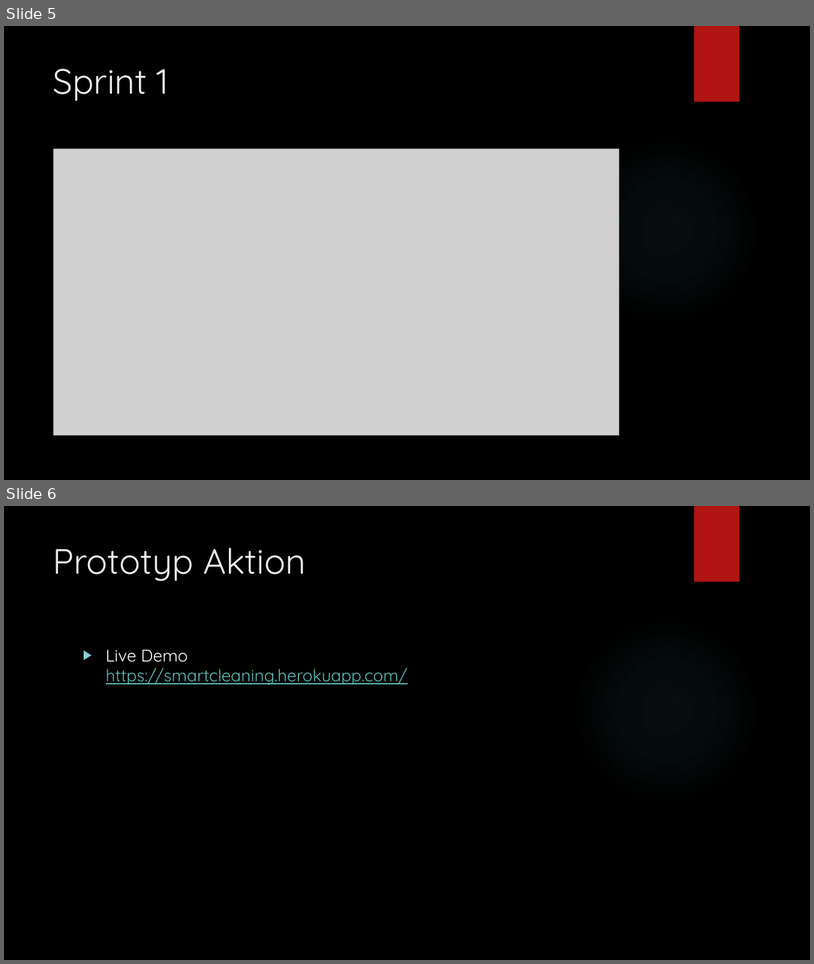
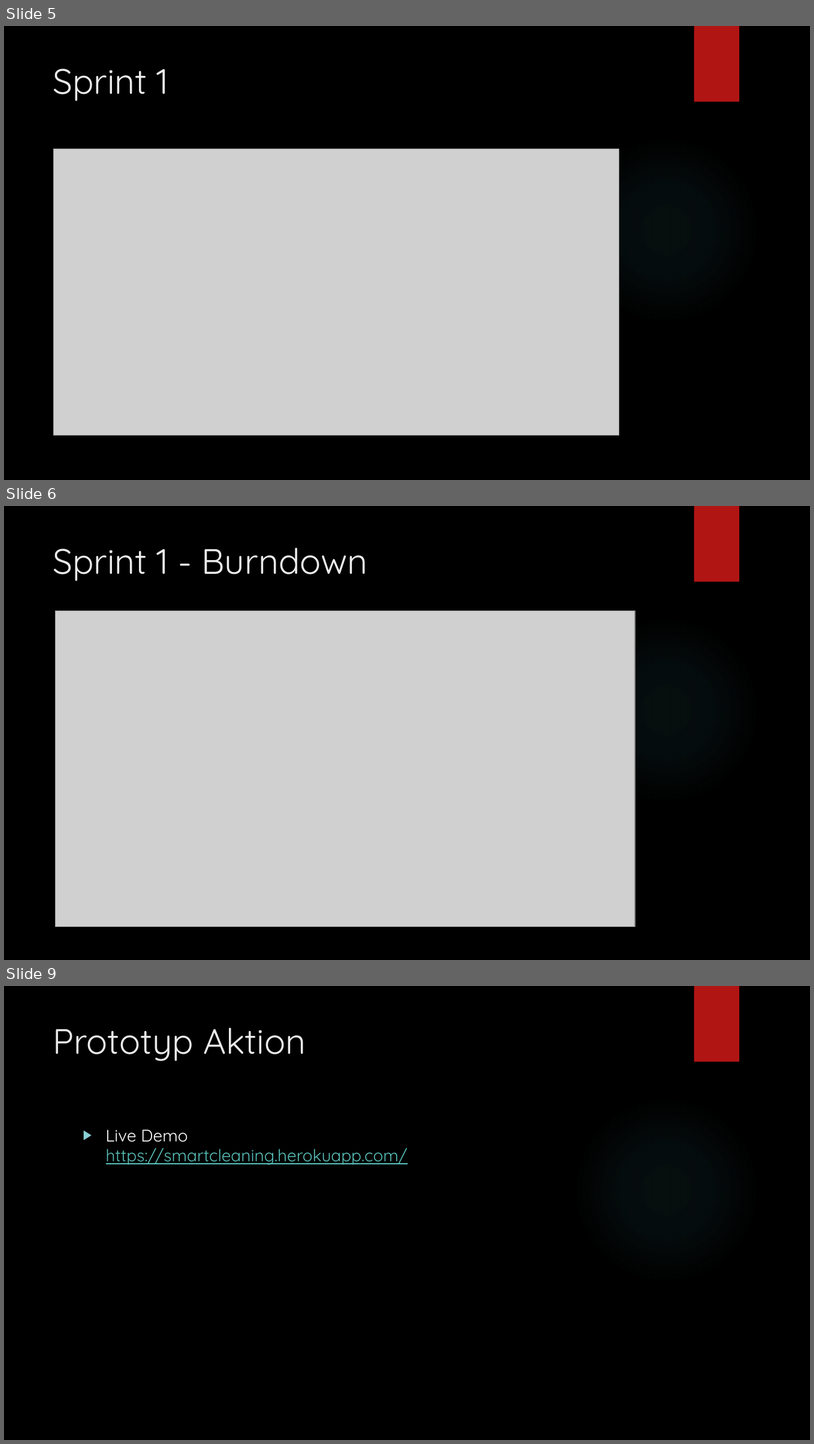
Before and after one commit to Chicharitogoal/Agile-Bitches-in-da-house, a slide deck: Smartcleaning.pptx. Shown one above the other, each under a label of ours: slides 5 and 6 before the commit, slides 5, 6 and 9 after it; the slides between them are not shown. The pictures are 814x964 and 814x1444 pixels, drawn with LibreOffice and Linux fonts; fonts in the diff are those of the drawing; grey boxes stand for pictures; background and template pictures are left out. Boxes give left, top, right and bottom in pixels: in the first picture for what was removed or moved away, otherwise in the second. Text is boxed around its words. In the diff, an @@ line names an element or a change of style, - is before the commit and + after.

```diff
--- a/Smartcleaning.pptx
+++ b/Smartcleaning.pptx
@@ slide 6 added at box(4, 506, 810, 960), background picture (left out); not listed: 2 template elements that a slide beside it also shows @@
@@ title added at box(53, 547, 368, 581), 42 pt, text #EBEBEB @@
+Sprint 1 - Burndown
@@ picture added at box(56, 611, 636, 927) @@
@@ what was slide 6 is now slide 9 @@
```
Also in this commit, not shown: 2 other slides added, 10 other files.
